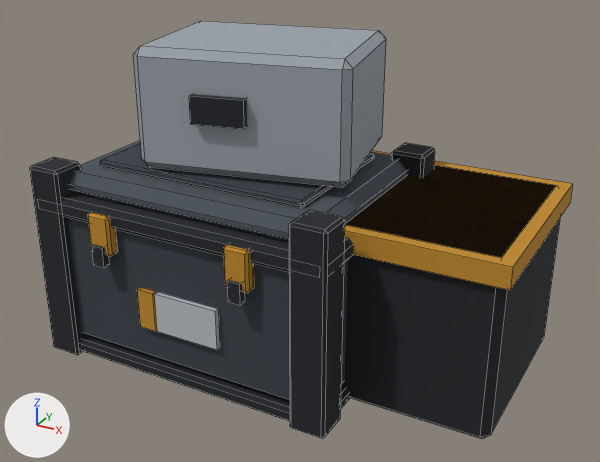
One commit to the FBX model Assets/_Project/Art/Environment/LabKit/Meshes/Crate_Stack.fbx: the scene before it, then after it.
Both versions are drawn from a 50 mm lens placed at (1.71, -2.6, 1.83), pointed at (0.28, 0.0, 0.53). Arrows for +X, +Y and +Z are at lower left; the lights stay in place. The first picture is the older version. Mesh edges are drawn as thin lines.

Before the edit, the objects in view are built like this:
```python
mat_lab_gunmetal = principled_material('Lab_Gunmetal')
mat_lab_gunmetal.base_color = (0.0423, 0.0513, 0.0648)  # dark grey #3a4048
mat_lab_gunmetal.roughness = 1.0
mat_lab_hazard = principled_material('Lab_Hazard')
mat_lab_hazard.base_color = (0.527, 0.254, 0.0232)  # orange #c08a2a
mat_lab_hazard.roughness = 1.0
mat_lab_marking = principled_material('Lab_Marking')
mat_lab_marking.base_color = (0.485, 0.515, 0.552)  # light grey #b9bec4
mat_lab_marking.roughness = 1.0
mat_lab_metaldark = principled_material('Lab_MetalDark')
mat_lab_metaldark.base_color = (0.0137, 0.0168, 0.0212)  # black #1f2328
mat_lab_metaldark.roughness = 1.0
mat_lab_steel = principled_material('Lab_Steel')
mat_lab_steel.base_color = (0.323, 0.361, 0.402)  # grey #9aa2aa
mat_lab_steel.roughness = 1.0
mat_lab_wall = principled_material('Lab_Wall')
mat_lab_wall.base_color = (0.0723, 0.0865, 0.107)  # greyish blue #4c535c
mat_lab_wall.roughness = 1.0
me_crate_stack = bpy.data.meshes.new('Crate_Stack')
me_crate_stack.from_pydata(...)  # 392 vertices, 398 faces; spans x -0.68..1.17, y -0.51..0.57, z -0.01..1.25
# faces by material slot: [52, 212, 26, 64, 12, 6, 26]
me_crate_stack.materials.append(mat_lab_gunmetal)  # dark grey #3a4048
me_crate_stack.materials.append(mat_lab_metaldark)  # black #1f2328
me_crate_stack.materials.append(mat_lab_wall)  # greyish blue #4c535c
me_crate_stack.materials.append(mat_lab_hazard)  # orange #c08a2a
me_crate_stack.materials.append(mat_lab_metal)  # grey #6e767f
me_crate_stack.materials.append(mat_lab_marking)  # light grey #b9bec4
me_crate_stack.materials.append(mat_lab_steel)  # grey #9aa2aa
ob_crate_stack = bpy.data.objects.new('Crate_Stack', me_crate_stack)
ob_crate_stack.location = (0.0, 0.0, 0.0)
```
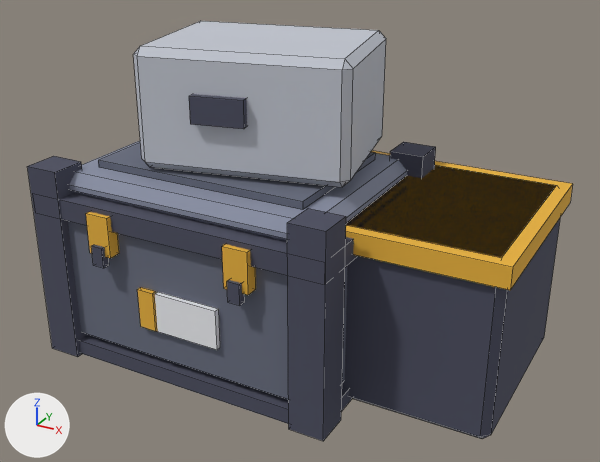
Boxes [x1, y1, x2, y2] around the edits, measured in the pictures (600 x 462 px):
```json
{"object": "Crate_Stack", "change": "recoloured, reshaped", "before": [30, 21, 573, 439], "after": [27, 21, 573, 441], "on screen": "lighter"}
{"part": 1, "of": "me_crate_stack", "change": "added", "after": [79, 335, 352, 424]}
{"part": 2, "of": "me_crate_stack", "change": "added", "after": [59, 193, 356, 275]}
{"part": 3, "of": "me_crate_stack", "change": "added", "after": [98, 143, 375, 210]}
{"part": 4, "of": "me_crate_stack", "change": "added", "after": [27, 156, 86, 357]}
{"part": 5, "of": "me_crate_stack", "change": "added", "after": [287, 208, 346, 441]}
{"part": 6, "of": "me_crate_stack", "change": "added", "after": [390, 142, 436, 178]}
{"part": 7, "of": "me_crate_stack", "change": "added", "after": [86, 212, 119, 258], "on screen": "orange"}
{"part": 8, "of": "me_crate_stack", "change": "added", "after": [222, 244, 256, 295], "on screen": "orange"}
{"part": 9, "of": "me_crate_stack", "change": "deleted", "before": [30, 143, 435, 439]}
```

The change, as JSON lines over the scene's bpy script:
```json
{"op": "set", "path": "mat_lab_gunmetal.base_color", "old": "(0.0423, 0.0513, 0.0648)", "new": "(0.138, 0.153, 0.209)", "note": "dark grey #3a4048 -> greyish blue #686d7e"}
{"op": "set", "path": "mat_lab_metaldark.base_color", "old": "(0.0137, 0.0168, 0.0212)", "new": "(0.0723, 0.0762, 0.117)", "note": "black #1f2328 -> greyish blue #4c4e60"}
{"op": "set", "path": "mat_lab_wall.base_color", "old": "(0.0723, 0.0865, 0.107)", "new": "(0.258, 0.283, 0.376)", "note": "greyish blue #4c535c -> grey #8b91a5"}
{"op": "set", "path": "mat_lab_hazard.base_color", "old": "(0.527, 0.254, 0.0232)", "new": "(0.815, 0.445, 0.0452)", "note": "orange #c08a2a -> orange #e9b23c"}
{"op": "set", "path": "mat_lab_marking.base_color", "old": "(0.485, 0.515, 0.552)", "new": "(0.855, 0.863, 0.896)", "note": "light grey #b9bec4 -> white #eeeff3"}
{"op": "set", "path": "mat_lab_steel.base_color", "old": "(0.323, 0.361, 0.402)", "new": "(0.539, 0.565, 0.631)", "note": "grey #9aa2aa -> light grey #c2c6d0"}
{"block": "me_crate_stack", "where": "# used by ob_crate_stack; location = (0.0, 0.0, 0.0)"}
{"op": "remove", "block": "me_crate_stack", "code": "me_crate_stack.from_pydata(...)  # 392 vertices, 398 faces; spans x -0.68..1.17, y -0.51..0.57, z -0.01..1.25"}
{"op": "add", "block": "me_crate_stack", "code": "me_crate_stack.from_pydata(...)  # 248 vertices, 218 faces; spans x -0.68..1.17, y -0.51..0.57, z -0.01..1.25"}
{"block": "me_crate_stack", "change": "me_crate_stack part 1: a new loose piece, a box spanning x -0.62..0.62, y -0.47..0.47, z 0.0..0.06, in mat_lab_metaldark (greyish blue #4c4e60)"}
{"block": "me_crate_stack", "change": "me_crate_stack part 2: a new loose piece, a box spanning x -0.63..0.63, y -0.48..0.48, z 0.6..0.68, in mat_lab_metaldark (greyish blue #4c4e60)"}
{"block": "me_crate_stack", "change": "me_crate_stack part 3: a new loose piece, a box spanning x -0.45..0.45, y -0.3..0.3, z 0.76..0.79, in mat_lab_gunmetal (greyish blue #686d7e)"}
{"block": "me_crate_stack", "change": "me_crate_stack part 4: a new loose piece, a box spanning x -0.63..-0.5, y -0.48..-0.34, z -0.01..0.79, in mat_lab_metaldark (greyish blue #4c4e60)"}
{"block": "me_crate_stack", "change": "me_crate_stack part 5: a new loose piece, a box spanning x 0.5..0.63, y -0.48..-0.34, z -0.01..0.79, in mat_lab_metaldark (greyish blue #4c4e60)"}
{"block": "me_crate_stack", "change": "me_crate_stack part 6: a new loose piece, a box spanning x 0.5..0.63, y 0.34..0.48, z -0.01..0.79, in mat_lab_metaldark (greyish blue #4c4e60)"}
{"block": "me_crate_stack", "change": "me_crate_stack part 7: a new loose piece, a box spanning x -0.35..-0.25, y -0.5..-0.45, z 0.5..0.66, in mat_lab_hazard (orange #e9b23c)"}
{"block": "me_crate_stack", "change": "me_crate_stack part 8: a new loose piece, a box spanning x 0.25..0.35, y -0.5..-0.45, z 0.5..0.66, in mat_lab_hazard (orange #e9b23c)"}
{"block": "me_crate_stack", "change": "me_crate_stack part 9: 9 loose pieces with 216 vertices, spanning x -0.63..0.63, y -0.5..0.48, z -0.01..0.79, are deleted"}
{"block": "me_crate_stack", "change": "other edits to the shape of me_crate_stack do not show in these pictures"}
```
